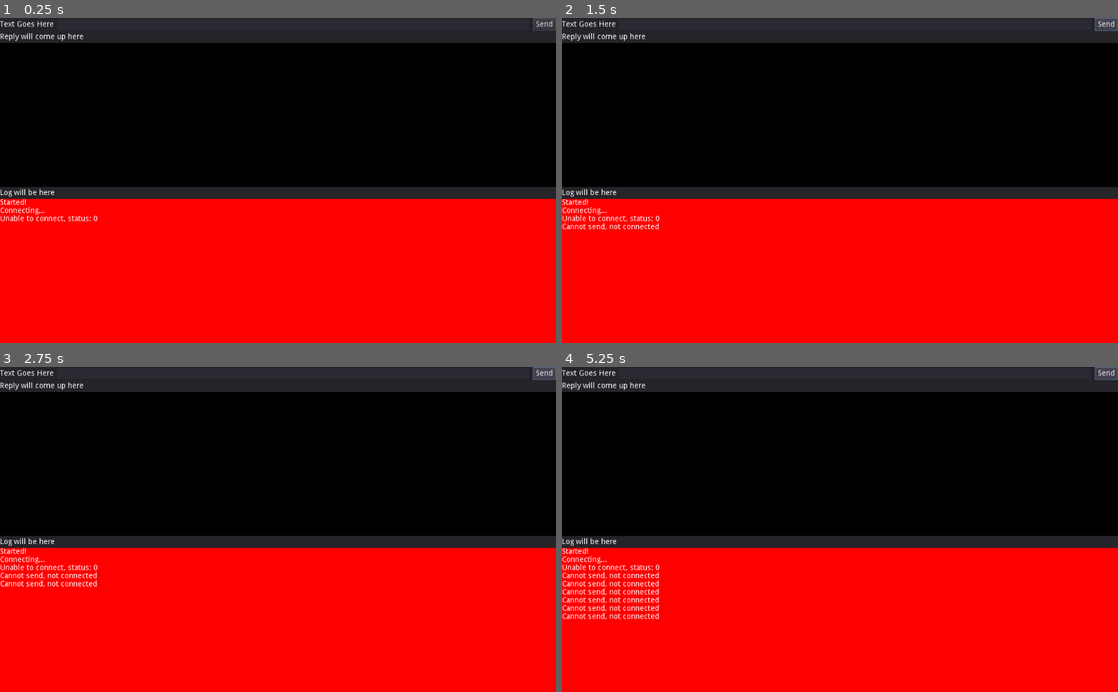
Above: before the commit, frames 1-4 (two rows, left to right).
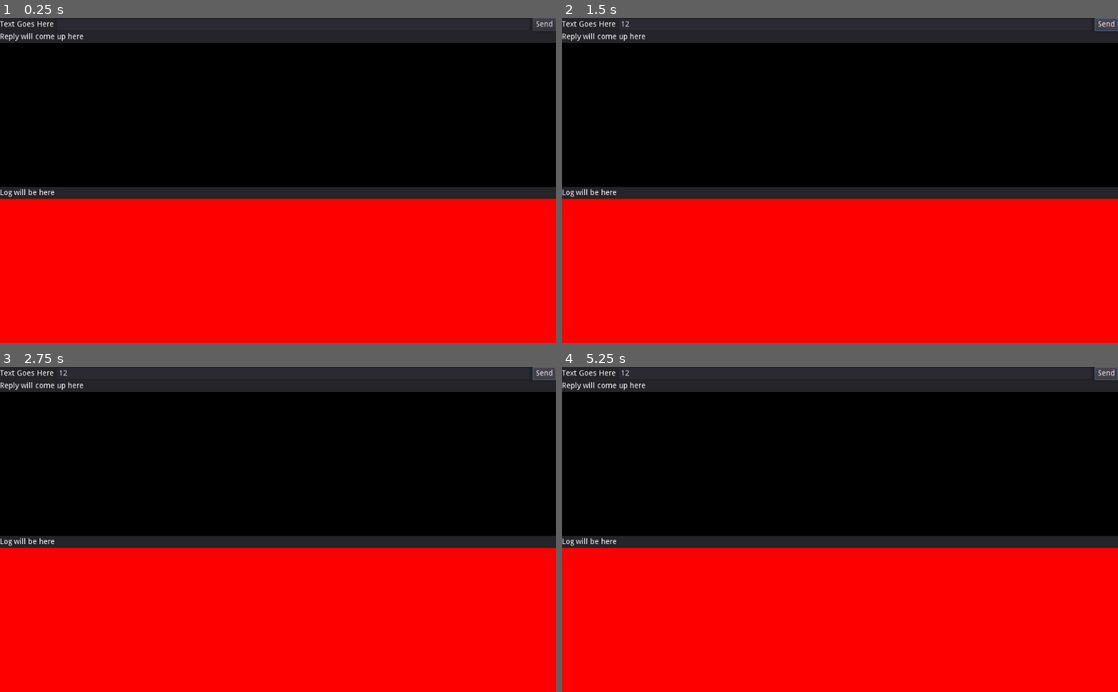
Above: after the commit, the same moments.

Repository: Faless/godot-websocket-demo
Game: Godot game, scene res://Main.tscn
Same seed, same stepped clock (60 frames per second), same inputs: the game is played once before the commit and once after it.
Inputs (mouse positions are in pixels of both pictures, inside the frame that each line leads up to):
- Up to frame 1 (0.25 s): no input
- Up to frame 2 (1.5 s): click (856, 24) at 0.52 s; type "12" at 0.6 s; click "Send" at 1.25 s
- Up to frame 3 (2.75 s): click "Send" at 2 s
- Up to frame 4 (5.25 s): click "Send" at 2.75 s; tap Enter at 3.5, 5 s; tap Space at 4.25 s

The runs differ from the first frame. In frame 1, 0.3% of the frame differs, in the area x 0-18%, y 55-63%; in frame 2, 0.5%; in frame 3, 0.6%; in frame 4, 1.3%, in the area x 0-18%, y 0-78%.
Error after the commit: Parse Error: At "bytes2var()" call, argument 1. The passed argument's type (String) doesn't match the function's expected argument type (PoolByteArray). (res:/…

Commit message:
Make this demo compatible with the LWS module

Diff:
--- a/HTML5_Websocket/Main.gd
+++ b/HTML5_Websocket/Main.gd
@@ -19,11 +19,11 @@
 			_log("Connected!")
 			peer.set_stream_peer(tcp)
 			_conn = true
-			peer.put_packet("First UTF-8 message: Það fer nú að verða verra ferðaveðrið".to_utf8())
+			peer.put_packet(bytes2var("First UTF-8 message: Það fer nú að verða verra ferðaveðrið"))
 		if peer.get_available_packet_count() > 0:
 			var pkt = peer.get_packet()
 			_output("Got packet: " + str(Array(pkt)))
-			_output("Packet text: " + str(pkt.get_string_from_utf8()))
+			_output("Packet text: " + str(bytes2var(pkt)))
 		return
 	elif _conn:
 		_conn = false
@@ -43,5 +43,5 @@
 		_log("Cannot send, not connected")
 	else:
 		_log("Sending: " + get_node("Control/Panel/VLayout/HLayout/LineEdit").text)
-		peer.put_packet(get_node("Control/Panel/VLayout/HLayout/LineEdit").text.to_utf8())
+		peer.put_packet(var2bytes(get_node("Control/Panel/VLayout/HLayout/LineEdit").text))
 	get_node("Control/Panel/VLayout/HLayout/LineEdit").clear()
